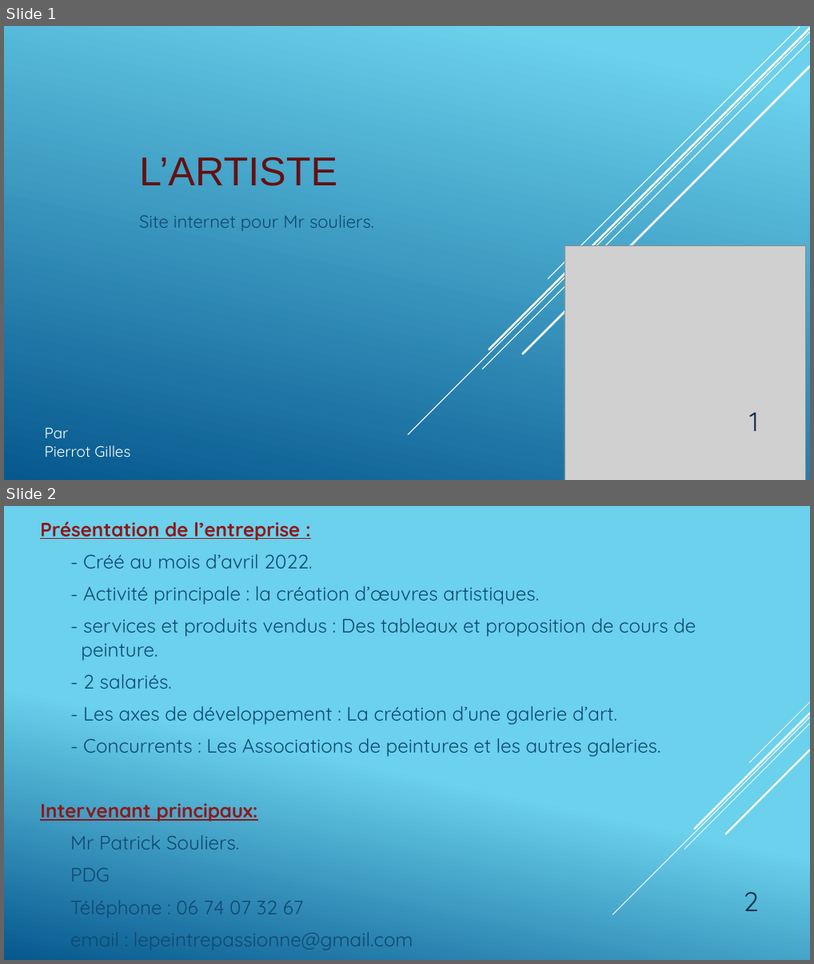
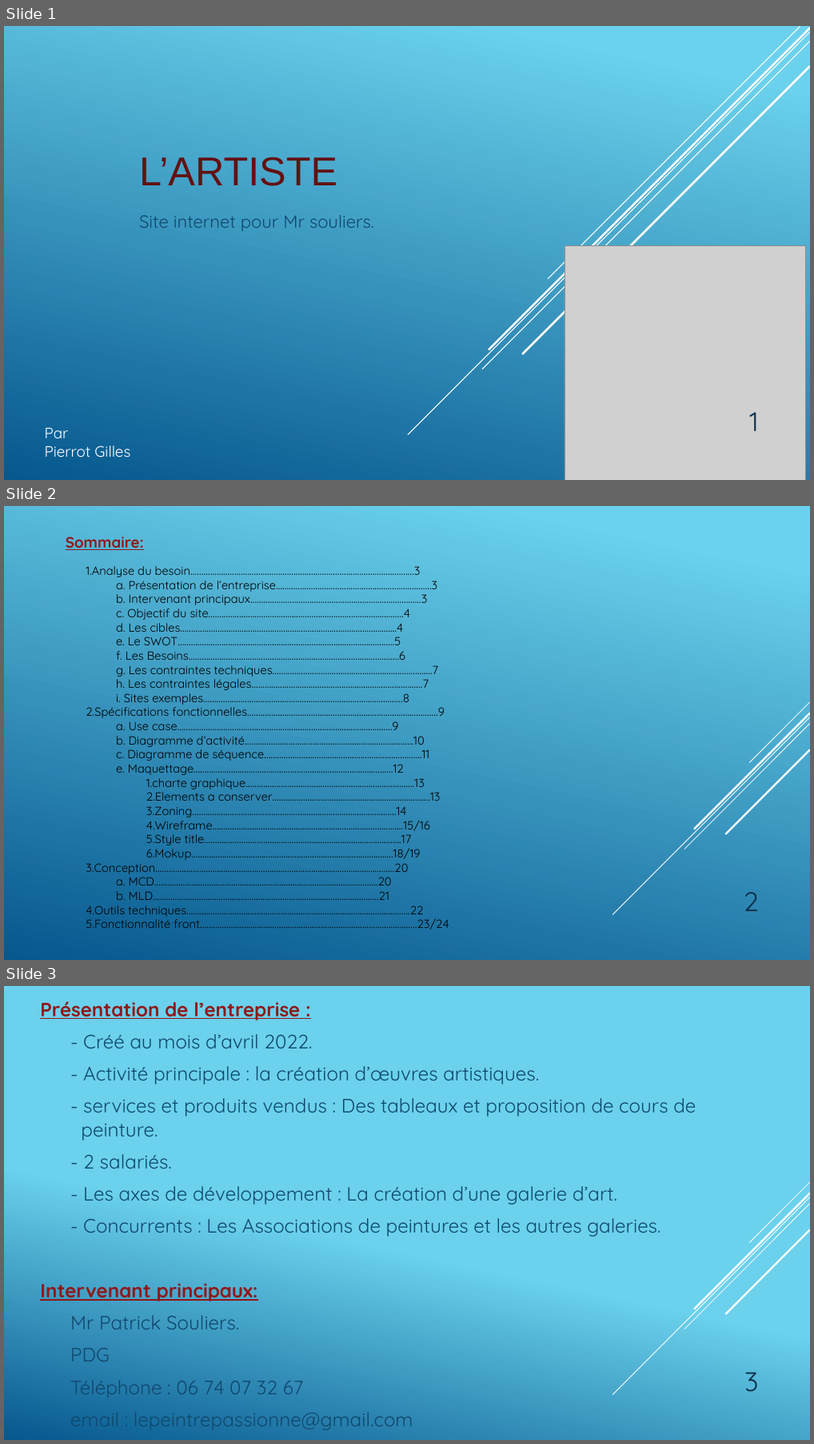
Before and after one commit to GillesP-dev/FilRouge, a slide deck: CDC/L_artiste.pptx. Shown one above the other, each under a label of ours: slides 1 and 2 before the commit, slides 1, 2 and 3 after it. The pictures are 814x964 and 814x1444 pixels, drawn with LibreOffice and Linux fonts; fonts in the diff are those of the drawing; grey boxes stand for pictures. Boxes give left, top, right and bottom in pixels: in the first picture for what was removed or moved away, otherwise in the second. Text is boxed around its words. In the diff, an @@ line names an element or a change of style, - is before the commit and + after.

```diff
--- a/CDC/L_artiste.pptx
+++ b/CDC/L_artiste.pptx
@@ slide 2 added at (x1=4, y1=506, x2=810, y2=960), background gradient #6ED2EB to #06588E; not listed: 5 template elements that a slide beside it also shows @@
@@ text added at (x1=66, y1=536, x2=144, y2=550), 18 pt, text #8F1919, bold, underline @@
+Sommaire:
@@ text added at (x1=86, y1=566, x2=449, y2=929), 14 pt, text #000000 @@
+1.Analyse du besoin…………………………………………………………………………………………3
+a. Présentation de l’entreprise……………………………………………………………..3
+b. Intervenant principaux…………………………………………………………………...3
+c. Objectif du site……………………………………………………………………………..4
+d. Les cibles……………………………………………………………………………............4
+e. Le SWOT………………………………………………………………...…………………...5
+f. Les Besoins……………………………………………………………………………………6
+g. Les contraintes techniques……………………………………………………………....7
+h. Les contraintes légales……………………………………………………………………7
+i. Sites exemples……………………………………………………………………………….8
+2.Spécifications fonctionnelles……………………………………………………………………………9
+a. Use case……………………………………………………………………………………..9
+b. Diagramme d’activité…………………………………………………………………..10
+c. Diagramme de séquence……………………………………………………………...11
+e. Maquettage……………………………………………………………………...……….12
+1.charte graphique…………………………………………………………………..13
+2.Elements a conserver…………………………………………………………...…13
+3.Zoning…………………………………………………………………………..…….14
+4.Wireframe……………………………………………………………………………15/16
+5.Style title……………………………………………………………………………...17
+6.Mokup………………………………………………………………………………..18/19
+3.Conception……………………………………………………………………………….………………20
+a. MCD………………………………………………………………………..……………….20
+b. MLD………………………………………………………………………………………….21
+4.Outils techniques………………………………………………………………………...………………22
+5.Fonctionnalité front………………………………………………………………...……………………23/24
@@ page number added at (x1=744, y1=892, x2=759, y2=911), 32 pt, text #0A304A @@
+2
@@ what was slide 2 is now slide 3 @@
@@ page number at (x1=745, y1=1372, x2=758, y2=1392): text changed @@
-2
+3
```
Also in this commit, not shown: 2 slides changed, 2 other slides added, 7 other files.
